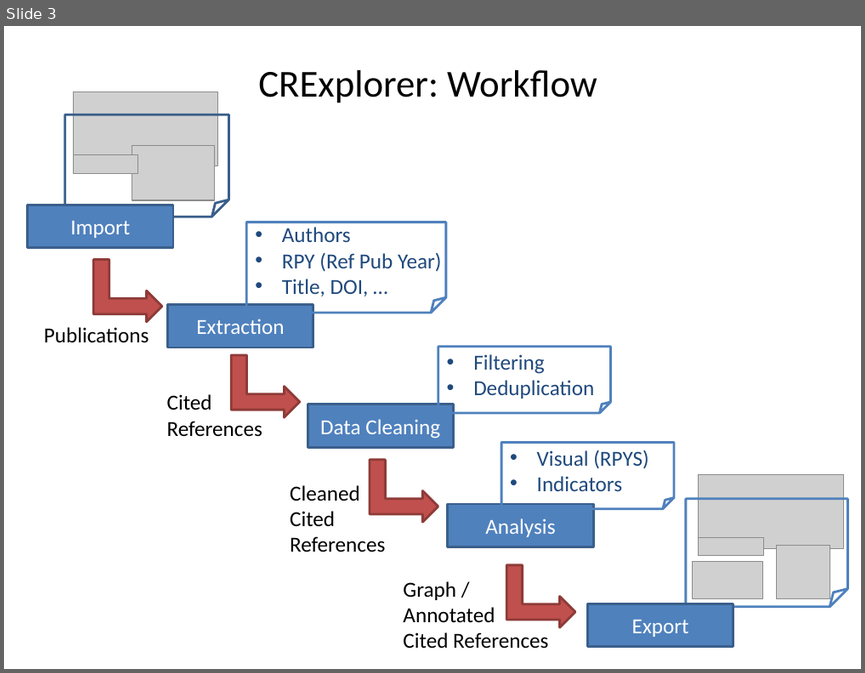
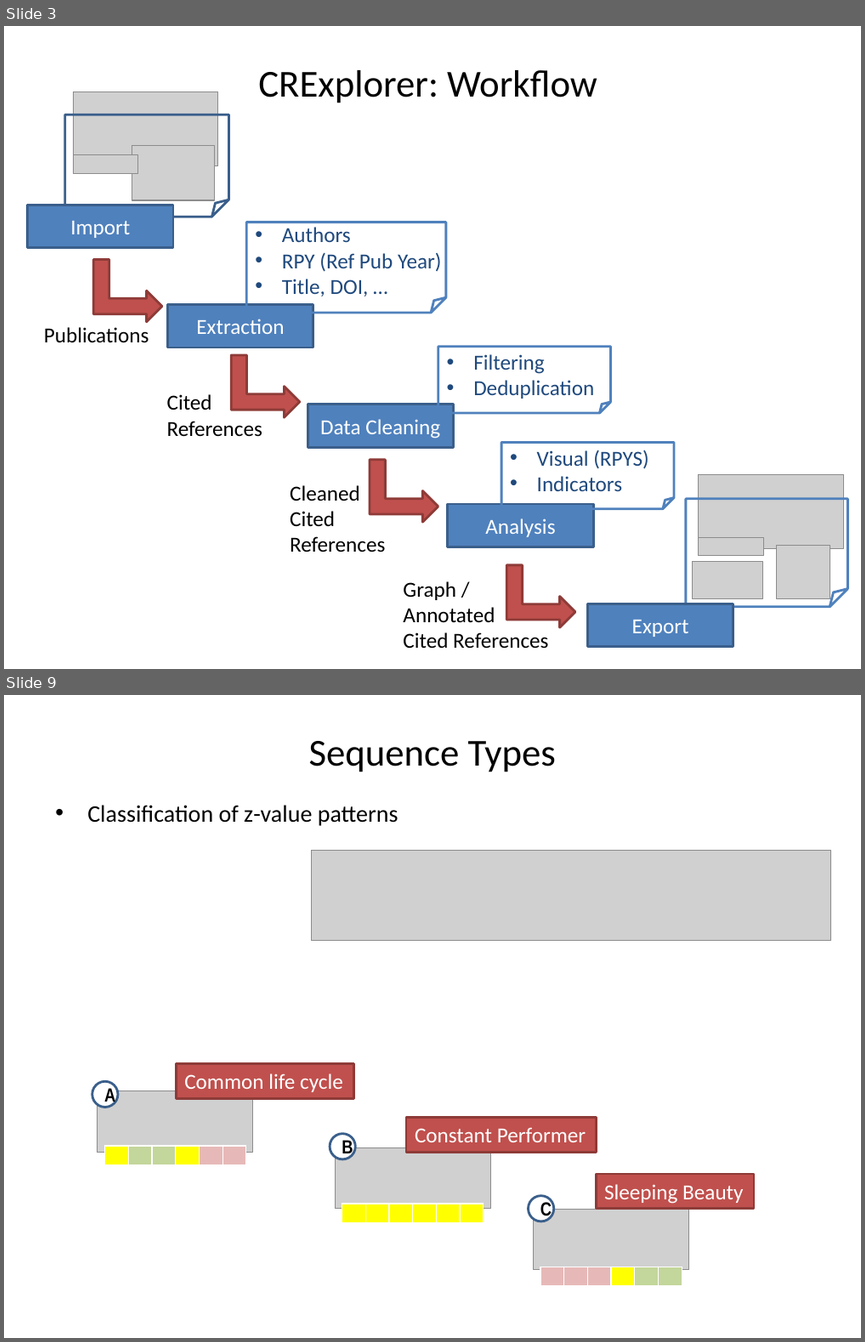
Before and after one commit to andreas-thor/cre, a slide deck: docs/slides/cre_overview.pptx. Shown one above the other, each under a label of ours: slide 3 before the commit, slides 3 and 9 after it; the slides between them are not shown. The pictures are 865x673 and 865x1342 pixels, drawn with LibreOffice and Linux fonts; fonts in the diff are those of the drawing; grey boxes stand for pictures. Boxes give left, top, right and bottom in pixels: in the first picture for what was removed or moved away, otherwise in the second. Text is boxed around its words. In the diff, an @@ line names an element or a change of style, - is before the commit and + after.

```diff
--- a/docs/slides/cre_overview.pptx
+++ b/docs/slides/cre_overview.pptx
@@ slide 9 added at <box>4,695,861,1338</box>, background #FFFFFF @@
@@ title added at <box>309,741,556,772</box>, 32 pt, text #000000 @@
+Sequence Types
@@ text added at <box>87,805,398,826</box>, 20 pt, text #000000 @@
+• Classification of z-value patterns
@@ picture added at <box>311,850,830,940</box> @@
@@ rectangle added at <box>177,1063,354,1098</box>, fill #C0504D, outline #8E3B39 2 pt, 18 pt, text #FFFFFF @@
+Common life cycle
@@ ellipse added at <box>92,1082,118,1107</box>, fill #FFFFFF, outline #3A5F8C 2 pt, 16 pt, text #000000, bold @@
+A
@@ picture added at <box>98,1091,253,1151</box> @@
@@ rectangle added at <box>406,1117,596,1151</box>, fill #C0504D, outline #8E3B39 2 pt, 18 pt, text #FFFFFF @@
+Constant Performer
@@ table added at <box>105,1145,249,1166</box>, 1 rows, 6 columns @@
+ |  |  |  |  | 
@@ ellipse added at <box>330,1134,355,1159</box>, fill #FFFFFF, outline #3A5F8C 2 pt, 16 pt, text #000000, bold @@
+B
@@ picture added at <box>335,1147,491,1208</box> @@
@@ rectangle added at <box>596,1174,754,1208</box>, fill #C0504D, outline #8E3B39 2 pt, 18 pt, text #FFFFFF @@
+Sleeping Beauty
@@ table added at <box>341,1203,485,1224</box>, 1 rows, 6 columns @@
+ |  |  |  |  | 
@@ ellipse added at <box>528,1196,554,1221</box>, fill #FFFFFF, outline #3A5F8C 2 pt, 16 pt, text #000000, bold @@
+C
@@ picture added at <box>534,1208,689,1269</box> @@
@@ table added at <box>540,1266,684,1287</box>, 1 rows, 6 columns @@
+ |  |  |  |  | 
```
Also in this commit, not shown: 4 slides changed, 4 other slides added, 2 other files.
